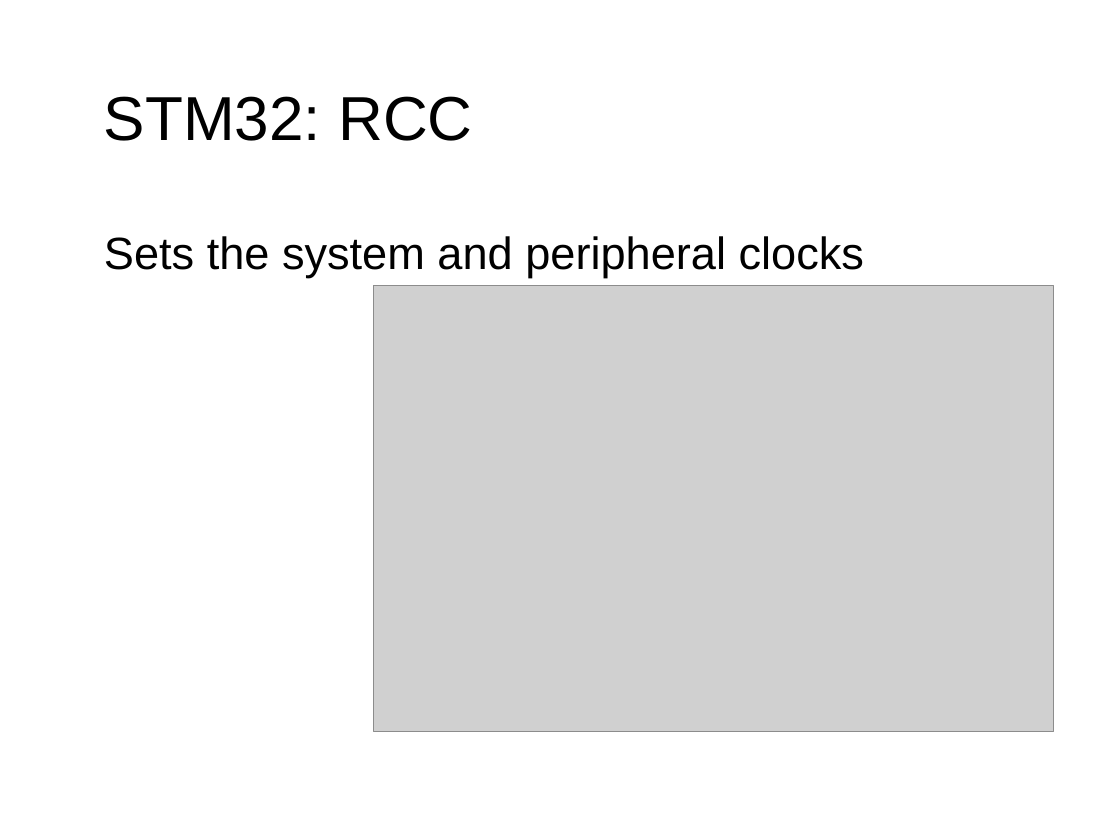
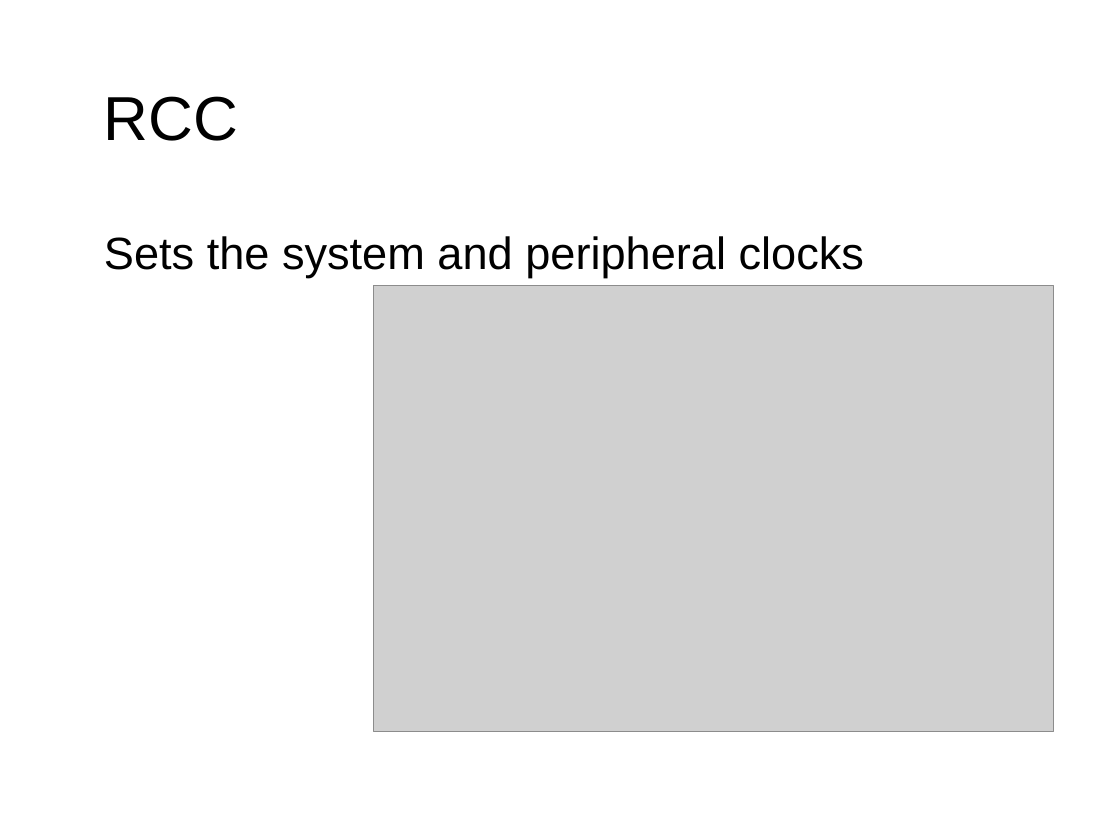
Before and after one commit to exclude-stm32course/Project-1, a slide deck: slide 6 of Docs/lecture.odp. Drawn at 1120x840 pixels with LibreOffice and Linux fonts; fonts in the diff are those of the drawing; grey boxes stand for pictures; background and template pictures are left out. Boxes give left, top, right and bottom in pixels: in the first picture for what was removed or moved away, otherwise in the second. Text is boxed around its words. In the diff, an @@ line names an element or a change of style, - is before the commit and + after.

```diff
--- a/Docs/lecture.odp
+++ b/Docs/lecture.odp
@@ title at <box>104,96,238,141</box>: text changed @@
-● STM32: RCC
+● RCC
```
Also in this commit, not shown: 9 other slides changed, 1 slide added, 26 other files.
